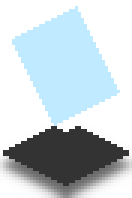
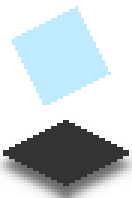
Layer changes from the first 132x198 image to the second:
painted on "Down" over [45, 75, 120, 132]
painted on "Glass" over [45, 78, 120, 126]
